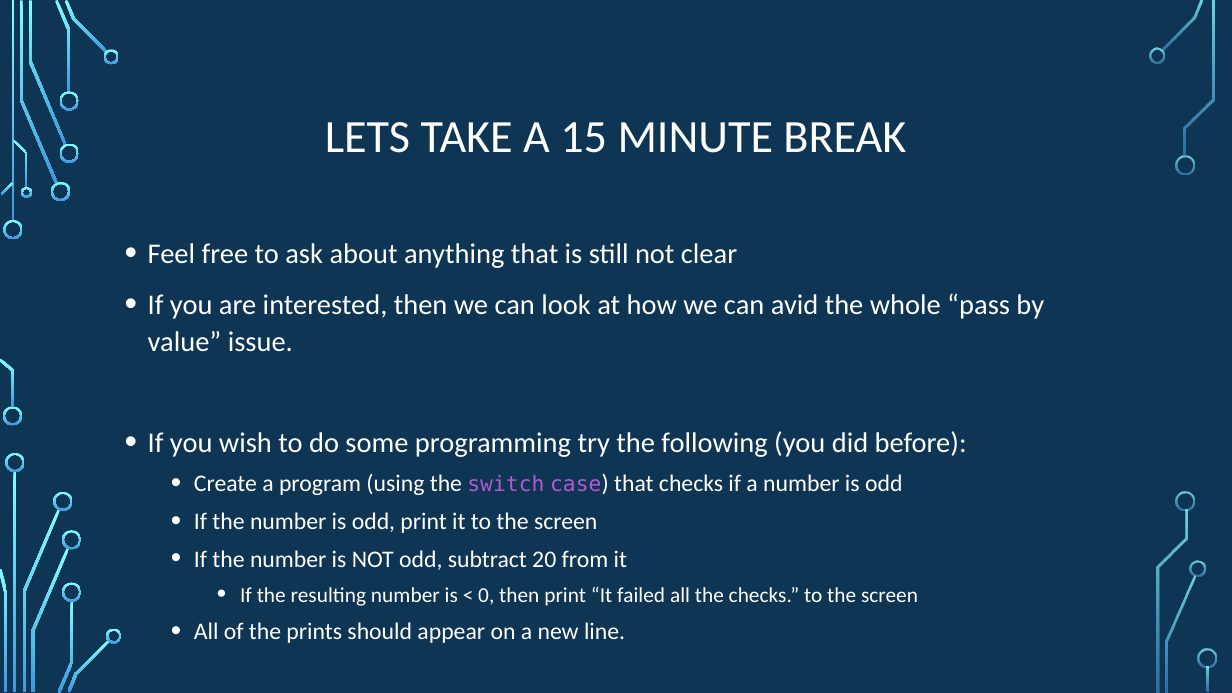
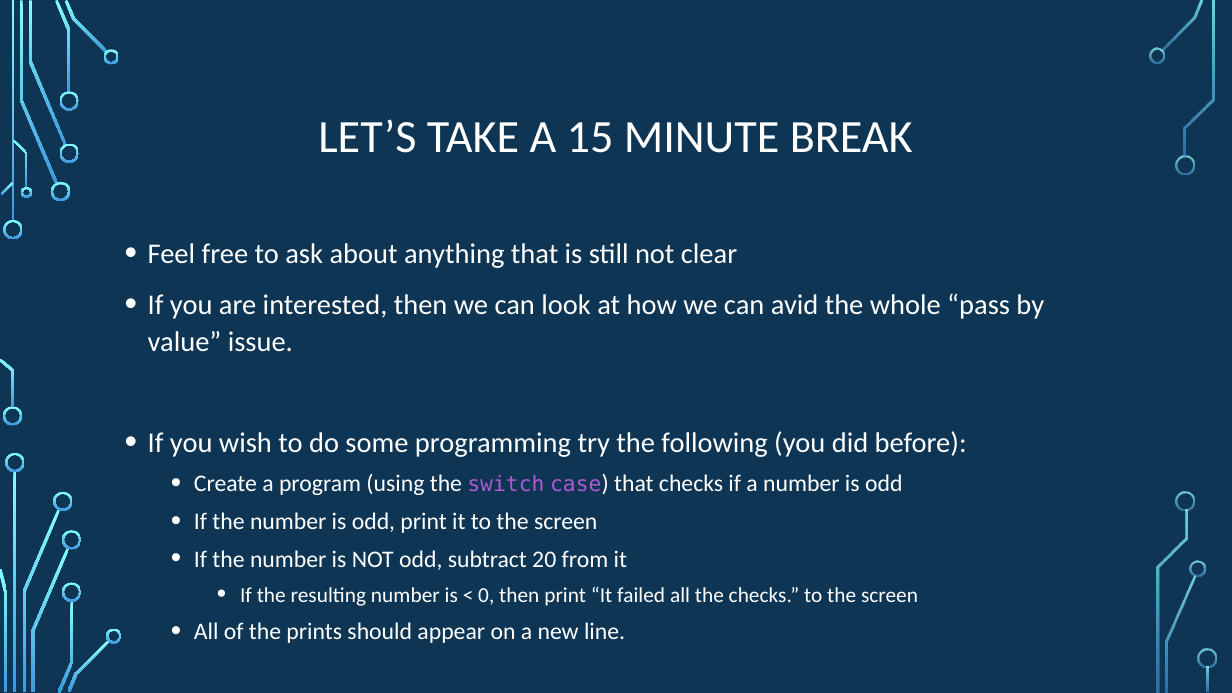
Before and after one commit to psypdt/ZIS_C-_Summer_Course_2019, a slide deck: slide 39 of Day_2/Day_2.pptx. Drawn at 1232x693 pixels with LibreOffice and Linux fonts; fonts in the diff are those of the drawing; background and template pictures are left out. Boxes give left, top, right and bottom in pixels: in the first picture for what was removed or moved away, otherwise in the second. Text is boxed around its words. In the diff, an @@ line names an element or a change of style, - is before the commit and + after.

```diff
--- a/Day_2/Day_2.pptx
+++ b/Day_2/Day_2.pptx
@@ title at bbox=[318, 119, 913, 153]: text changed @@
-LETS TAKE A 15 MINUTE BREAK
+LET’S TAKE A 15 MINUTE BREAK
```
Also in this commit, not shown: 17 other slides changed.
